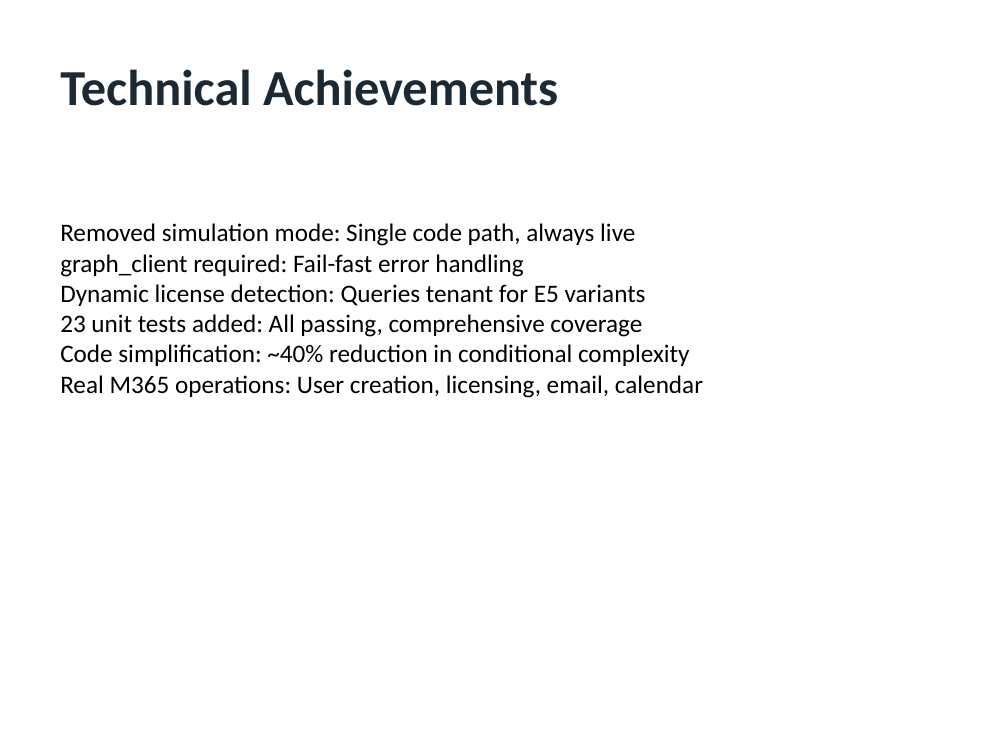
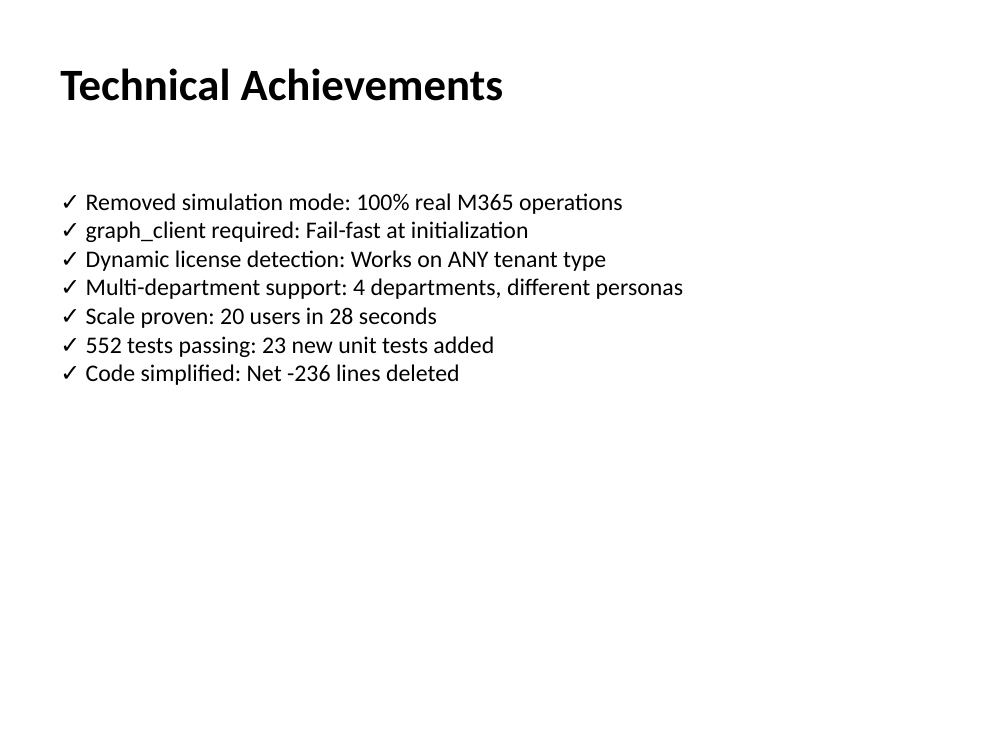
Before and after one commit to rysweet/AzureHayMaker, a slide deck: slide 7 of KnowledgeWorker-E2E-Evidence.pptx. Drawn at 1008x756 pixels with LibreOffice and Linux fonts; fonts in the diff are those of the drawing. Boxes give left, top, right and bottom in pixels: in the first picture for what was removed or moved away, otherwise in the second. Text is boxed around its words. In the diff, an @@ line names an element or a change of style, - is before the commit and + after.

```diff
--- a/KnowledgeWorker-E2E-Evidence.pptx
+++ b/KnowledgeWorker-E2E-Evidence.pptx
@@ text "Technical Achievements" at [60,68,504,101]: size 36 to 32 pt, text colour #1C2833 to #000000 @@
@@ text at [86,193,683,385]: text changed; size 18 to 17 pt @@
-Removed simulation mode: Single code path, always live
-graph_client required: Fail-fast error handling
-Dynamic license detection: Queries tenant for E5 variants
-23 unit tests added: All passing, comprehensive coverage
-Code simplification: ~40% reduction in conditional complexity
-Real M365 operations: User creation, licensing, email, calendar
+✓ Removed simulation mode: 100% real M365 operations
+✓ graph_client required: Fail-fast at initialization
+✓ Dynamic license detection: Works on ANY tenant type
+✓ Multi-department support: 4 departments, different personas
+✓ Scale proven: 20 users in 28 seconds
+✓ 552 tests passing: 23 new unit tests added
+✓ Code simplified: Net -236 lines deleted
```
Also in this commit, not shown: 1 other slide changed, 6 slides added, 6 slides removed, 1 other file.
